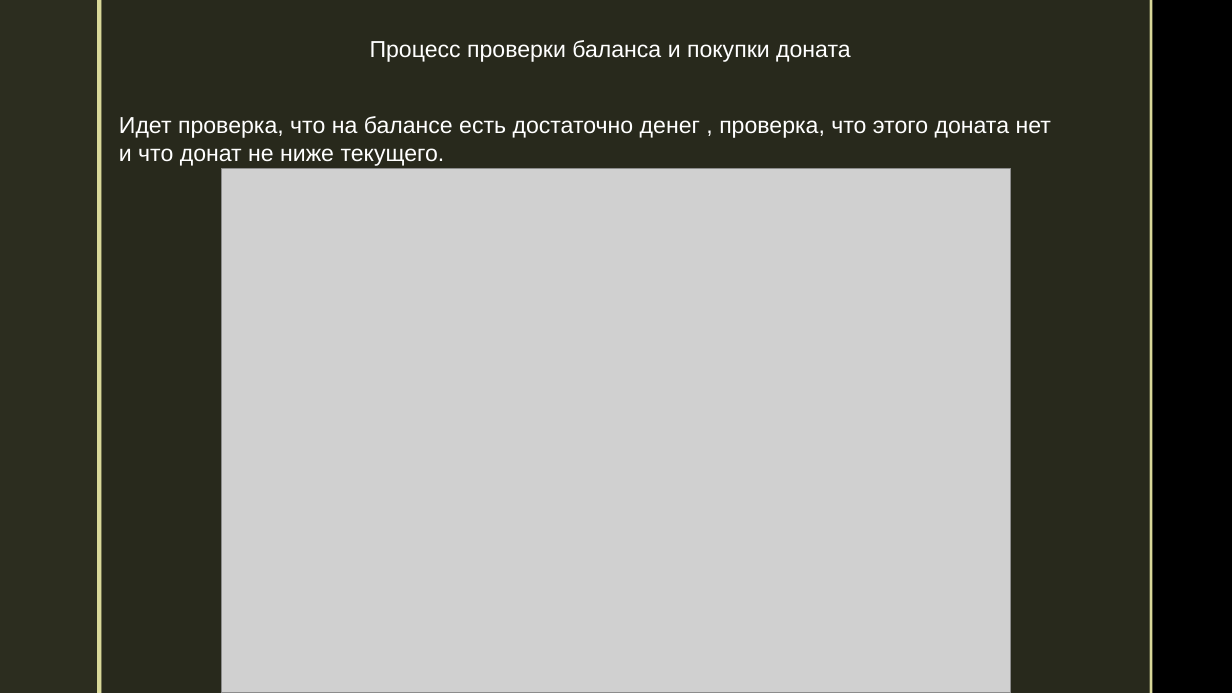
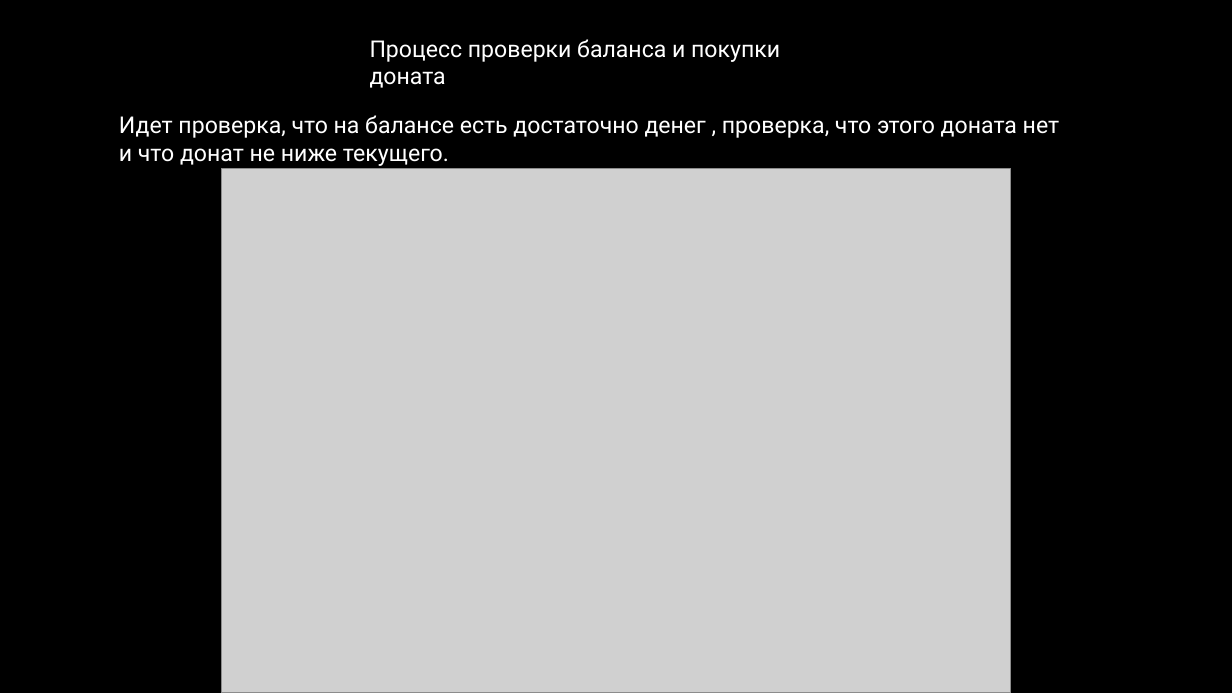
Before and after one commit to Rinde-beep/Mine_Web, a slide deck: slide 8 of Майнкрафт сервер.pptx (slide 10 before the commit). Drawn at 1232x693 pixels with LibreOffice and Linux fonts; fonts in the diff are those of the drawing; grey boxes stand for pictures; background and template pictures are left out. Boxes give left, top, right and bottom in pixels: in the first picture for what was removed or moved away, otherwise in the second. Text is boxed around its words. In the diff, an @@ line names an element or a change of style, - is before the commit and + after.

```diff
--- a/Майнкрафт сервер.pptx
+++ b/Майнкрафт сервер.pptx
@@ rectangle removed at (0, 0, 97, 693) @@
@@ rectangle removed at (97, 0, 102, 693) @@
@@ rectangle removed at (102, 0, 1150, 693) @@
@@ rectangle removed at (1150, 0, 1153, 693) @@
@@ text "Процесс проверки баланса и покупки ..." at (370, 39, 780, 88): font Arial to Roboto @@
@@ text "Идет проверка, что на балансе ..." at (119, 115, 1060, 166): font Arial to Roboto @@
```
Also in this commit, not shown: 12 other slides changed, 2 slides removed, 6 other files.
